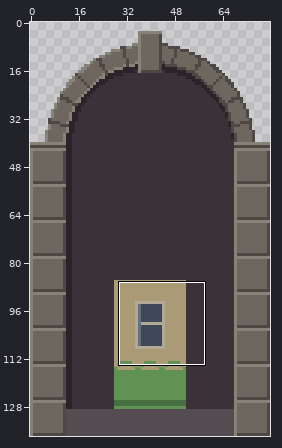
Two versions of one pixel-art file, art/source/dt_sample/town_gateway.aseprite. Above: a wide view before the commit, with the close-up outlined.
Close-up. Earlier state:
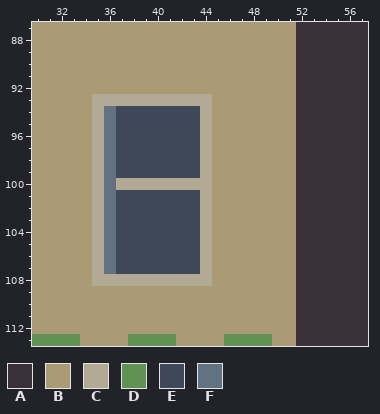
80x138 pixels, 1 frame. Colours within 5 levels of each other are drawn and written as one. Shown: x 30..57, y 87..113.
Palette (. is transparent): A #3a3238  B #aa9a76  C #b2aa94  D #609254  E #3e4858  F #627282
Pixels before, first column x 30:
 87 BBBBBBBBBBBBBBBBBBBBBBAAAAAA
 88 BBBBBBBBBBBBBBBBBBBBBBAAAAAA
 89 BBBBBBBBBBBBBBBBBBBBBBAAAAAA
 90 BBBBBBBBBBBBBBBBBBBBBBAAAAAA
 91 BBBBBBBBBBBBBBBBBBBBBBAAAAAA
 92 BBBBBBBBBBBBBBBBBBBBBBAAAAAA
 93 BBBBBCCCCCCCCCCBBBBBBBAAAAAA
 94 BBBBBCFEEEEEEECBBBBBBBAAAAAA
 95 BBBBBCFEEEEEEECBBBBBBBAAAAAA
 96 BBBBBCFEEEEEEECBBBBBBBAAAAAA
 97 BBBBBCFEEEEEEECBBBBBBBAAAAAA
 98 BBBBBCFEEEEEEECBBBBBBBAAAAAA
 99 BBBBBCFEEEEEEECBBBBBBBAAAAAA
100 BBBBBCFCCCCCCCCBBBBBBBAAAAAA
101 BBBBBCFEEEEEEECBBBBBBBAAAAAA
102 BBBBBCFEEEEEEECBBBBBBBAAAAAA
103 BBBBBCFEEEEEEECBBBBBBBAAAAAA
104 BBBBBCFEEEEEEECBBBBBBBAAAAAA
105 BBBBBCFEEEEEEECBBBBBBBAAAAAA
106 BBBBBCFEEEEEEECBBBBBBBAAAAAA
107 BBBBBCFEEEEEEECBBBBBBBAAAAAA
108 BBBBBCCCCCCCCCCBBBBBBBAAAAAA
109 BBBBBBBBBBBBBBBBBBBBBBAAAAAA
110 BBBBBBBBBBBBBBBBBBBBBBAAAAAA
111 BBBBBBBBBBBBBBBBBBBBBBAAAAAA
112 BBBBBBBBBBBBBBBBBBBBBBAAAAAA
113 DDDDBBBBDDDDBBBBDDDDBBAAAAAA
After the commit:
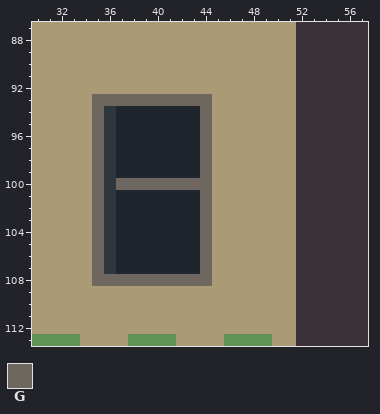
Colours new in this view: G #6e675f
Change:
Colour E changes from #3e4858 to #1f252d.
Colour F changes from #627282 to #2f373e.
Colour C gives way to colour G in row 93 at x 35 to 44; in rows 94 to 99 at x 35 and 44; in row 100 at x 35 and 37 to 44; in rows 101 to 107 at x 35 and 44; in row 108 at x 35 to 44.
Where, in picture pixels (left, top, right, bottom), the same in both close-ups:
changed: (92, 94, 212, 286)
